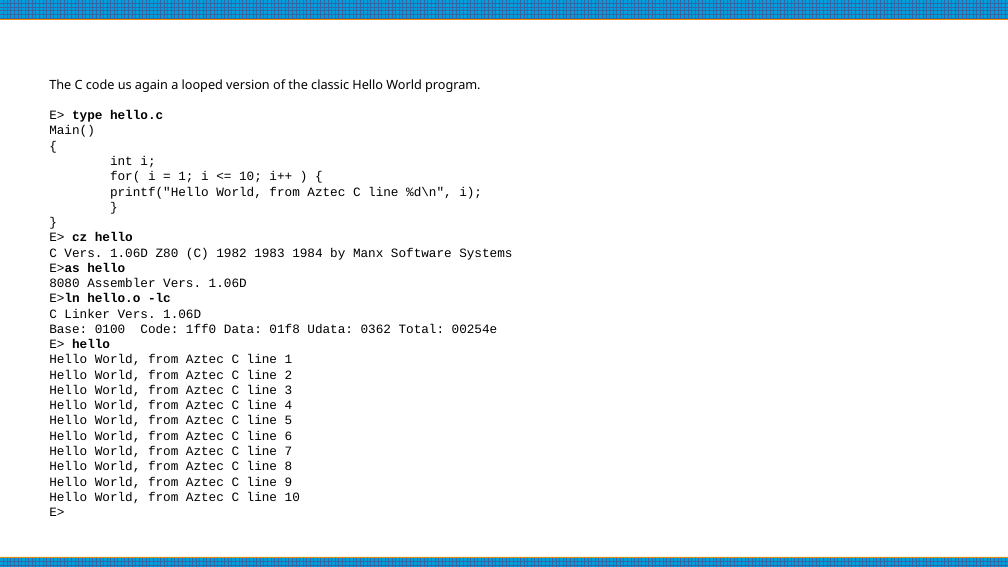
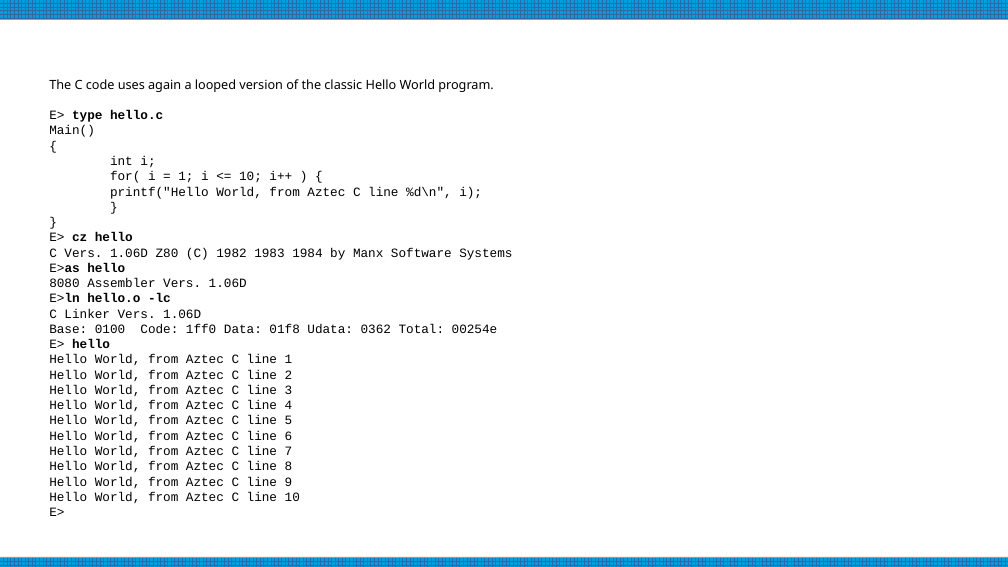
Before and after one commit to mggates39/Programming-With-CPM, a slide deck: slide 48 of CPM_Programming_Slides.odp (slide 45 before the commit). Drawn at 1008x567 pixels with LibreOffice and Linux fonts; fonts in the diff are those of the drawing. Boxes give left, top, right and bottom in pixels: in the first picture for what was removed or moved away, otherwise in the second. Text is boxed around its words. In the diff, an @@ line names an element or a change of style, - is before the commit and + after.

```diff
--- a/CPM_Programming_Slides.odp
+++ b/CPM_Programming_Slides.odp
@@ text at box(49, 79, 493, 199): text changed @@
-The C code us again a looped version of the classic Hello World program.
-E> type hello.c
-Main()
-{
-int i;
-for( i = 1; i <= 10; i++ ) {
-printf("Hello World, from Aztec C line %d\n", i);
-}
-}
+The C code uses again a looped version of the classic Hello World program.
+E> type hello.c
+Main()
+{
+int i;
+for( i = 1; i <= 10; i++ ) {
+printf("Hello World, from Aztec C line %d\n", i);
+}
+}
```
Also in this commit, not shown: 2 other slides changed, 4 slides added, 1 other file.
